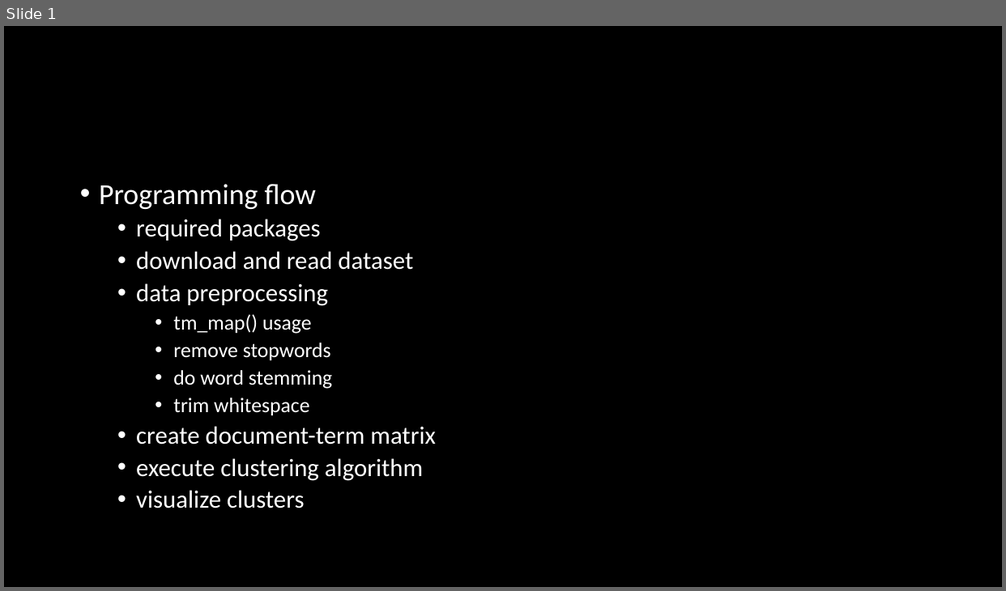
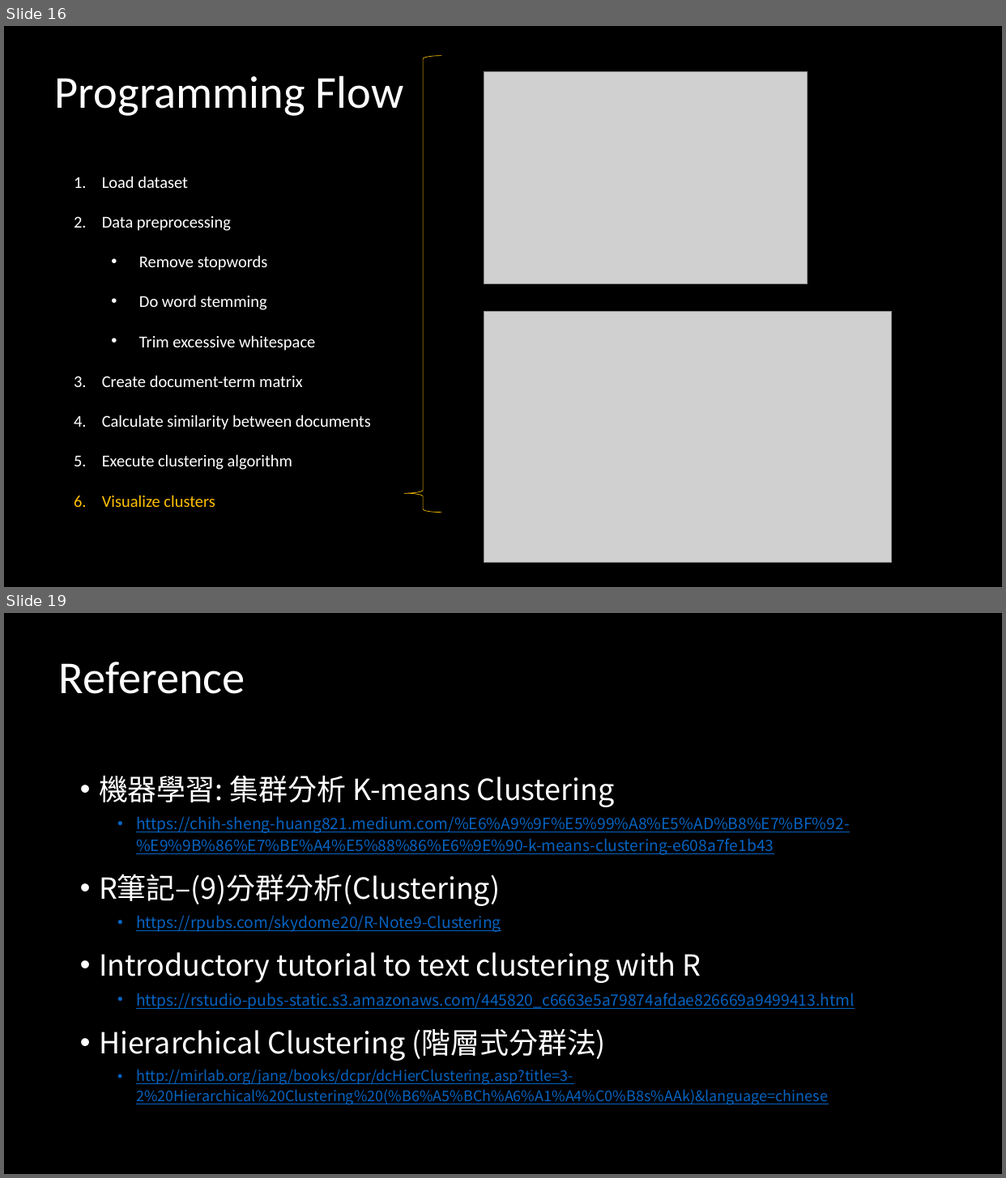
Before and after one commit to CrashedBboy/NCKU_Text_Analysis, a slide deck: week12_text_clustering/Text Clustering.pptx. Shown one above the other, each under a label of ours: slide 1 before the commit, slides 16 and 19 after it; the slides between them are not shown. The pictures are 1006x591 and 1006x1178 pixels, drawn with LibreOffice and Linux fonts; fonts in the diff are those of the drawing; grey boxes stand for pictures. Boxes give left, top, right and bottom in pixels: in the first picture for what was removed or moved away, otherwise in the second. Text is boxed around its words. In the diff, an @@ line names an element or a change of style, - is before the commit and + after.

```diff
--- a/week12_text_clustering/Text Clustering.pptx
+++ b/week12_text_clustering/Text Clustering.pptx
@@ slide 19 added at <box>4,613,1002,1174</box>, background #000000 @@
@@ title added at <box>59,662,245,694</box>, 44 pt, text #FFFFFF @@
+Reference
@@ text added at <box>99,775,854,1105</box>, 15 pt, text #0563C1, underline @@
+• 機器學習: 集群分析 K-means Clustering
+  • https://chih-sheng-huang821.medium.com/%E6%A9%9F%E5%99%A8%E5%AD%B8%E7%BF%92-%E9%9B%86%E7%BE%A4%E5%88%86%E6%9E%90-k-means-clustering-e608a7fe1b43
+• R筆記–(9)分群分析(Clustering)
+  • https://rpubs.com/skydome20/R-Note9-Clustering
+• Introductory tutorial to text clustering with R
+  • https://rstudio-pubs-static.s3.amazonaws.com/445820_c6663e5a79874afdae826669a9499413.html
+• Hierarchical Clustering (階層式分群法)
+  • http://mirlab.org/jang/books/dcpr/dcHierClustering.asp?title=3-2%20Hierarchical%20Clustering%20(%B6%A5%BCh%A6%A1%A4%C0%B8s%AAk)&language=chinese
@@ what was slide 1 is now slide 16 @@
@@ slide 16 changed as well @@
@@ left brace added at <box>404,56,442,513</box>, outline #FFC000 0.5 pt @@
@@ picture added at <box>484,71,808,284</box> @@
@@ title added at <box>55,75,404,116</box>, 44 pt, text #FFFFFF @@
+Programming Flow
@@ text at <box>102,176,371,507</box>: text changed; size 24 to 16 pt @@
-• Programming flow
-  • required packages
-  • download and read dataset
-  • data preprocessing
-    • tm_map() usage
-    • remove stopwords
-    • do word stemming
-    • trim whitespace
-  • create document-term matrix
-  • execute clustering algorithm
-  • visualize clusters
+1. Load dataset
+2. Data preprocessing
+  • Remove stopwords
+  • Do word stemming
+  • Trim excessive whitespace
+3. Create document-term matrix
+4. Calculate similarity between documents
+5. Execute clustering algorithm
+6. Visualize clusters
@@ picture added at <box>484,312,892,563</box> @@
```
Also in this commit, not shown: 17 other slides added, 2 other files.
